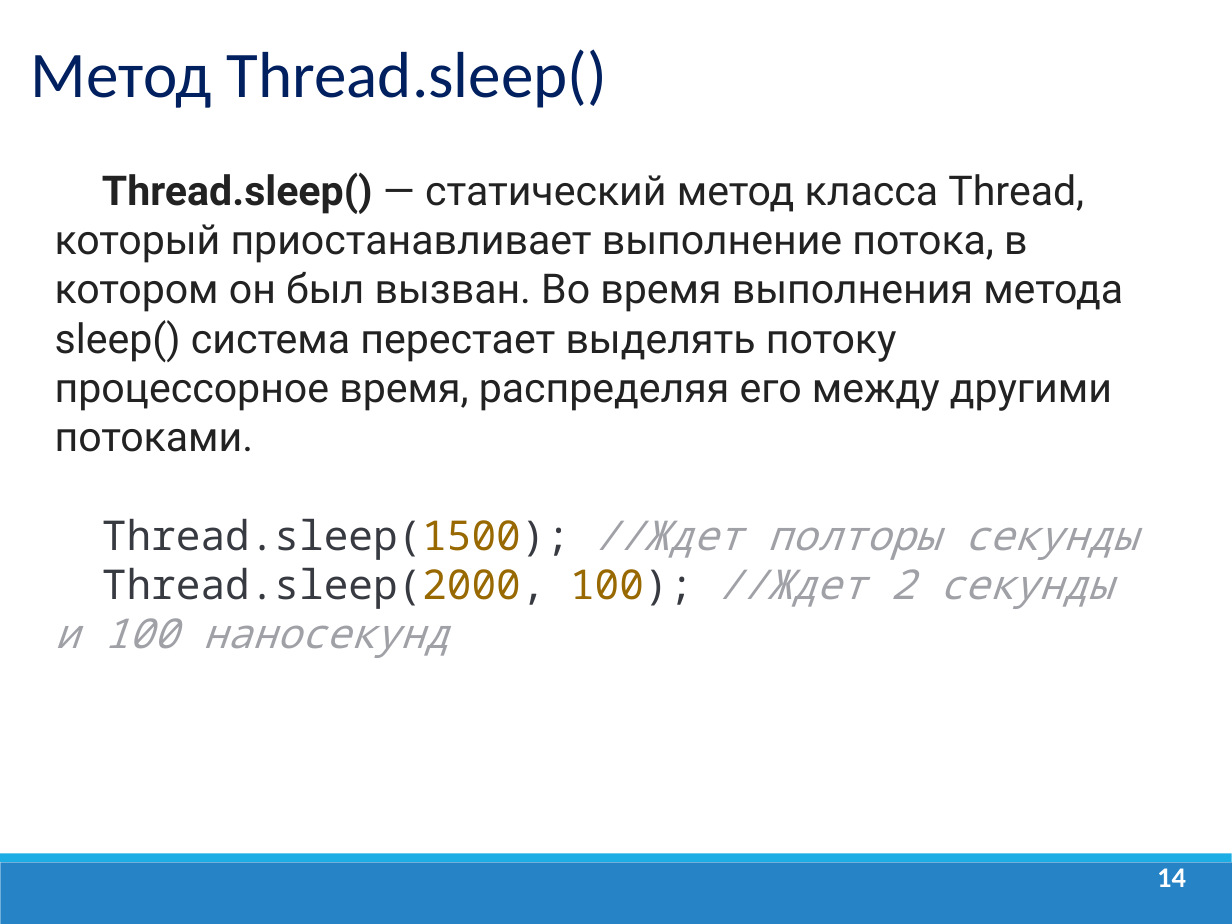
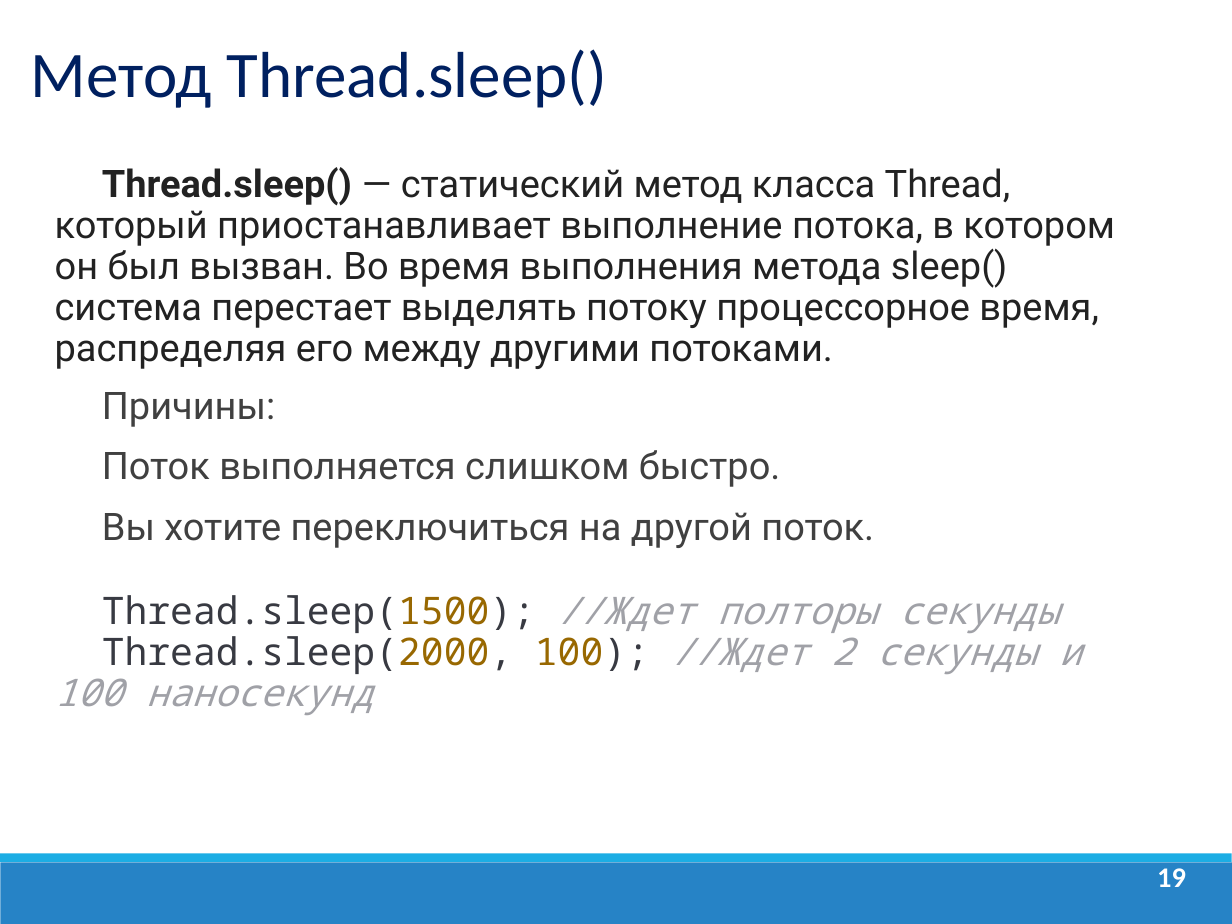
Before and after one commit to dmitry-academy/academy_old, a slide deck: slide 19 of academy/resources/presentations/Многопоточность/Java_Lection_18. Введение в многопоточность. Thread.ppt (slide 14 before the commit). Drawn at 1232x924 pixels with LibreOffice and Linux fonts; fonts in the diff are those of the drawing; background and template pictures are left out. Boxes give left, top, right and bottom in pixels: in the first picture for what was removed or moved away, otherwise in the second. Text is boxed around its words. In the diff, an @@ line names an element or a change of style, - is before the commit and + after.

```diff
--- a/academy/resources/presentations/Многопоточность/Java_Lection_18. Введение в многопоточность. Thread.ppt
+++ b/academy/resources/presentations/Многопоточность/Java_Lection_18. Введение в многопоточность. Thread.ppt
@@ text at [55, 167, 1115, 715]: size 24 to 22.2 pt in "Thread.sleep() — статический метод класса Thread, который ...", "Thread.sleep(1500); //Ждет полторы секунды", "Thread.sleep(2000, 100); //Ждет 2 секунды и 100 ..."; line spacing 1 to 0.9 @@
@@ text at [102, 392, 874, 548]: paragraphs added @@
+Причины:
+Поток выполняется слишком быстро.
+Вы хотите переключиться на другой поток.
@@ page number at [1157, 868, 1186, 887]: text changed @@
-14
+19
```
Also in this commit, not shown: 1 other slide changed, 5 slides added.
